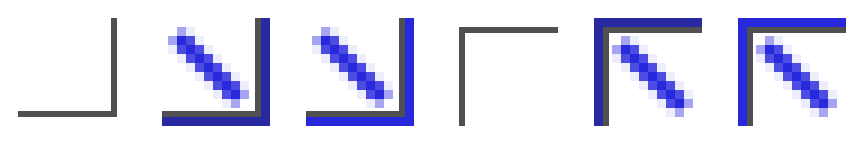
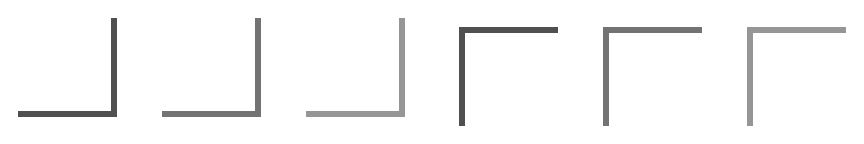
Revision of a layered 864 × 144 image; what changed, layer by layer:
removed layer "显示" over [594, 18, 846, 126]
removed layer "隐藏" over [162, 18, 414, 126]
added layer "显示 2" (80%) above "显示 3" over [594, 18, 702, 126]
added layer "显示 3" (60%) above "隐藏 1" over [738, 18, 846, 126]
added layer "隐藏 2" (80%) above "隐藏 3" over [162, 18, 270, 126]
added layer "隐藏 3" (60%) above "背景" over [306, 18, 414, 126]
